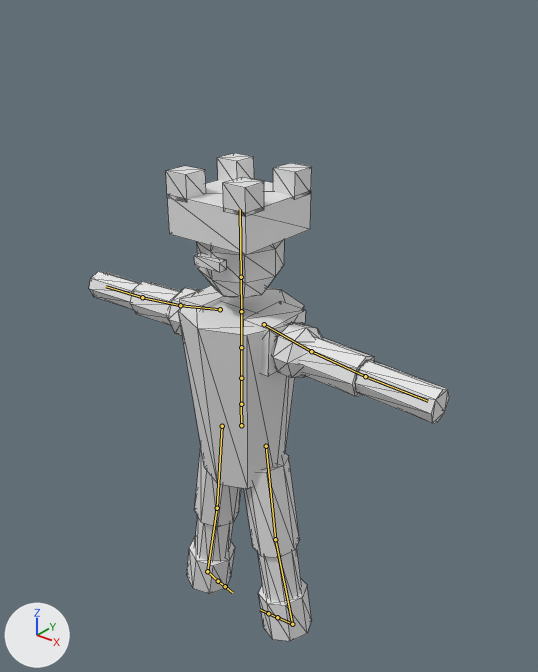
What one commit did to the glTF model public/models/torre_rpg.glb.
Rendered twice from a 50 mm lens placed at (0.709, -0.817, 1.084), pointed at (0.023, 0.04, 0.552). Every picture has the same lights, and +X, +Y and +Z are marked at lower left. The picture after the commit comes second. The bones that change, and the others that lie on the model, are drawn over the model as lines. Mesh edges are drawn as thin lines.

Objects in the first picture: 'Peca_r'.
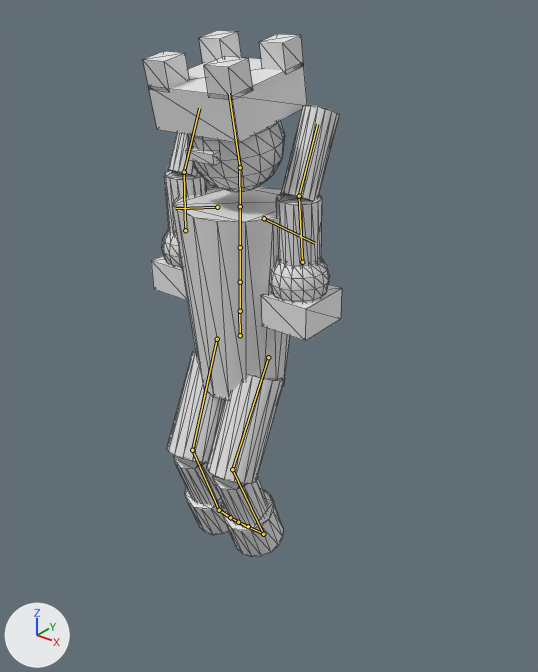
The newer file adds an action. The first version stands in its rest pose; the second is drawn at frame 12 of the action 'Comemorar'.

What the commit changed:
Bone 'mixamorig:Hips' (bone_mixamorig_hips) moves from (0.0, 0.0, 0.0) to (0.0, 0.17, 0.0).
Bone 'mixamorig:LeftUpLeg' (bone_mixamorig_leftupleg) moves from (0.0, 0.0, 0.0) to (-0.004, 0.002, 0.0).
Bone 'mixamorig:LeftUpLeg' (bone_mixamorig_leftupleg) turns from (0, 0, 0) to (25, 1, -9) degrees about its own x, y and z.
Bone 'mixamorig:LeftLeg' (bone_mixamorig_leftleg) turns from (0, 0, 0) to (-45, 2, -1) degrees about its own x, y and z.
Bone 'mixamorig:RightUpLeg' (bone_mixamorig_rightupleg) moves from (0.0, 0.0, 0.0) to (0.004, 0.002, 0.0).
Bone 'mixamorig:RightUpLeg' (bone_mixamorig_rightupleg) turns from (0, 0, 0) to (25, -1, 9) degrees about its own x, y and z.
Bone 'mixamorig:RightLeg' (bone_mixamorig_rightleg) turns from (0, 0, 0) to (-45, -2, 1) degrees about its own x, y and z.
Bone 'mixamorig:LeftArm' (bone_mixamorig_leftarm) moves from (0.0, 0.0, 0.0) to (0.001, -0.017, 0.035).
Bone 'mixamorig:LeftArm' (bone_mixamorig_leftarm) turns from (0, 0, 0) to (-80, -4, -179) degrees about its own x, y and z.
Bone 'mixamorig:LeftForeArm' (bone_mixamorig_leftforearm) turns from (0, 0, 0) to (1, 0, 25) degrees about its own x, y and z.
Bone 'mixamorig:Head' (bone_mixamorig_head) turns from (0, 0, 0) to (11, 0, 0) degrees about its own x, y and z.
Bone 'mixamorig:RightArm' (bone_mixamorig_rightarm) moves from (0.0, 0.0, 0.0) to (-0.001, -0.017, 0.035).
Bone 'mixamorig:RightArm' (bone_mixamorig_rightarm) turns from (0, 0, 0) to (-80, 4, 179) degrees about its own x, y and z.
Bone 'mixamorig:RightForeArm' (bone_mixamorig_rightforearm) turns from (0, 0, 0) to (1, 0, -25) degrees about its own x, y and z.

Location of each change, [x1, y1, x2, y2] in pixels of the pictures (538 x 672 px):
'Peca_r', posed (45% narrower, 8% taller)
    before: [89, 153, 449, 641]
    after: [143, 30, 342, 557]
bone 'mixamorig:Hips', root to tip
    before: (241, 425) to (241, 404)
    after: (240, 335) to (239, 311)
bone 'mixamorig:LeftUpLeg', root to tip
    before: (266, 446) to (275, 539)
    after: (268, 357) to (232, 469)
bone 'mixamorig:LeftLeg', root to tip
    before: (275, 539) to (292, 624)
    after: (232, 469) to (263, 534)
bone 'mixamorig:RightUpLeg', root to tip
    before: (222, 426) to (217, 508)
    after: (217, 339) to (192, 450)
bone 'mixamorig:RightLeg', root to tip
    before: (217, 508) to (207, 571)
    after: (192, 450) to (219, 510)
bone 'mixamorig:LeftArm', root to tip
    before: (311, 351) to (365, 376)
    after: (302, 262) to (299, 196)
bone 'mixamorig:LeftForeArm', root to tip
    before: (365, 376) to (428, 401)
    after: (299, 196) to (317, 124)
bone 'mixamorig:Head', root to tip
    before: (241, 277) to (240, 209)
    after: (240, 167) to (229, 93)
bone 'mixamorig:RightArm', root to tip
    before: (180, 305) to (142, 297)
    after: (185, 230) to (184, 172)
bone 'mixamorig:RightForeArm', root to tip
    before: (142, 297) to (106, 286)
    after: (184, 172) to (199, 108)
